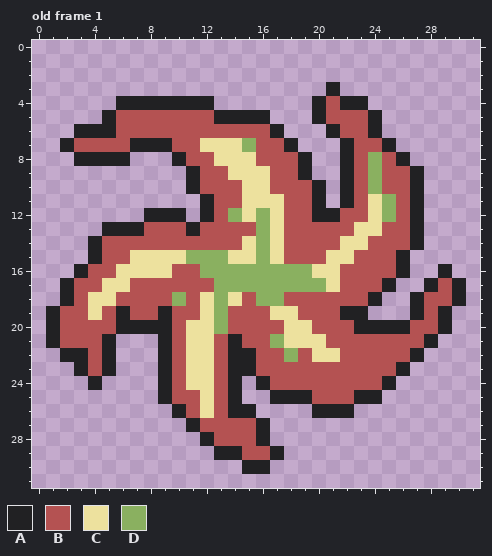
File history of a pixel-art file, assets/img/exit/exit.aseprite. This is how it looked before the edit.
32x32 pixels, 1 frame. Shown: old frame 1. The commit also changed other frames, which this record leaves out.
Palette (. is transparent): A #212123  B #b45252  C #ede19e  D #8ab060
Pixels before, old frame 1, first column x 1:
 3 ....................A.........
 4 .....AAAAAAA.......ABAA.......
 5 ....ABBBBBBBAAAA...ABBBA......
 6 ..AAABBBBBBBBBBBA...ABBA......
 7 .ABBBBAAABBCCCDBBA...ABBA.....
 8 ..AAAA...ABBCCCBBBA..ABDBA....
 9 ..........ABBCCCBBA..ABDBBA...
10 ..........ABBBCCBBBA.ABDBBA...
11 ...........ABBCCCBBA.ABCDBA...
12 .......AAA.ABDCDCBBAABBCDBA...
13 ....AAABBBABBBBDCBBBBBCCBBA...
14 ...ABBBBBBBBBBCDCBBBBCCBBBA...
15 ...ABBCCCCDDDCCDCBBBCCBBBA....
16 ..ABBCCCCBBDDDDDDDDCCBBBBA..A.
17 .ABBCCBBBBBBDDDDDDDDCBBBA..ABA
18 .ABCCBBBBDBCDCBDDBBBBBBA..ABBA
19 ABBCBABBABBCDBBBCCBBBAA...ABA.
20 ABBBBAAAABCCDBBBBCCBBBAAAABBA.
21 ABBBA...ABCCBABBDCCCBBBBBBBA..
22 .AABA...ABCCBAABBDBCCBBBBBA...
23 ..ABA...ABCCBAABBBBBBBBBBA....
24 ...A....ABCCBA.ABBBBBBBBA.....
25 ........ABBCBA..AAABBBAA......
26 .........ABCBAA....AAA........
27 ..........ABBBBA..............
28 ...........ABBBA..............
29 ............AABBA.............
30 ..............AA..............
The same view after the edit:
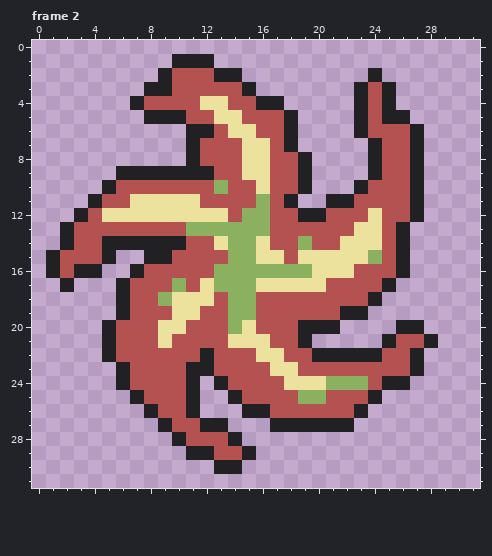
A new or re-ordered frame is compared with the old frame closest to it.
The edit:
frames 1 -> 4
Changed rows in their new state; - is an unchanged pixel.
Frame 2 is new; against old frame 1:
first column x 1:
 1 ---------AAA------------------
 2 --------ABBBAA---------A------
 3 -------AABBBBBA-----.-ABA-----
 4 -----.-BBBBCCBBAA--...-BA-----
 5 ----...AAA--CCBBBA-...ABAA----
 6 --........AA-CC-BA--..ABBBA---
 7 -.........ABBBCC-----..ABBA---
 8 --....---.A-BB-C-----..A-BA---
 9 -----AAAAA-A-B-------..A------
10 ----ABBBBBB-D-B---A.-.AB------
11 ---ABBCCCCCB--BDBA..A--BB-----
12 --ABCCCCCCCCCBD-B-A-B---B-----
13 -ABBBBB---DDDDD-B--------A.---
14 -ABBAAAAAA--CDDCB-D----C-A.---
15 ABBBA..AABBBBDDC--CC--CD------
16 AB-A..ABB--B---------C------.-
17 --...A---D-C---CCCCCB------...
18 -....A--DCC-BDDBB---------....
19 .....---BCCBBDD-BB--------...-
20 ....ABBBCCBBBDC--BAAA....-A..-
21 ....-BBBC-BB-CCCBBA.....A-----
22 -...-BBBB-BA-BBCCB-AAAAA------
23 --...ABBB-AA-BB-CC-------BA---
24 ---.-ABBB-A.ABBB-CCCDDD--A----
25 ------ABB-A..-BBBBDD--B-------
26 -------ABBA...-ABBBBBBA-------
27 --------ABBAA...AAAAAA--------
28 ---------ABB-A..--------------
29 ----------AABBA..-------------
30 ------------AA..--------------
